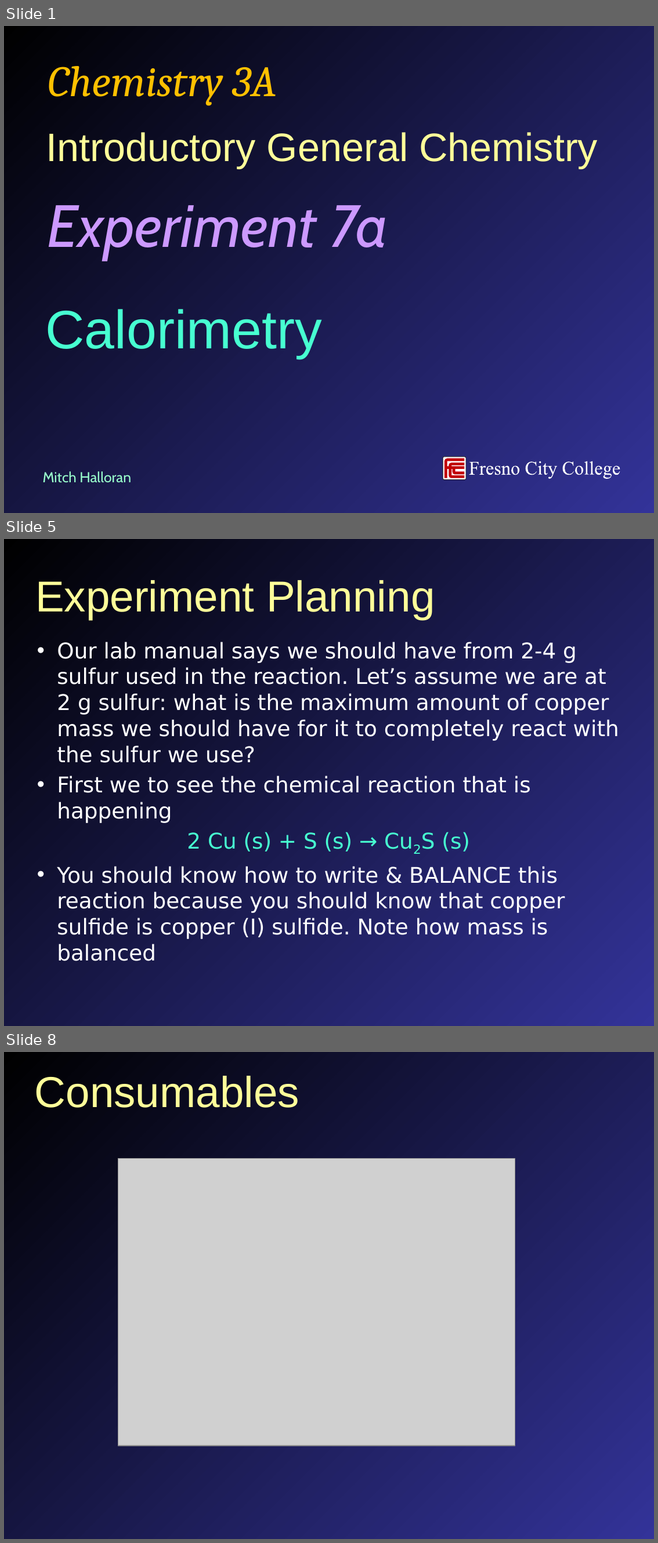
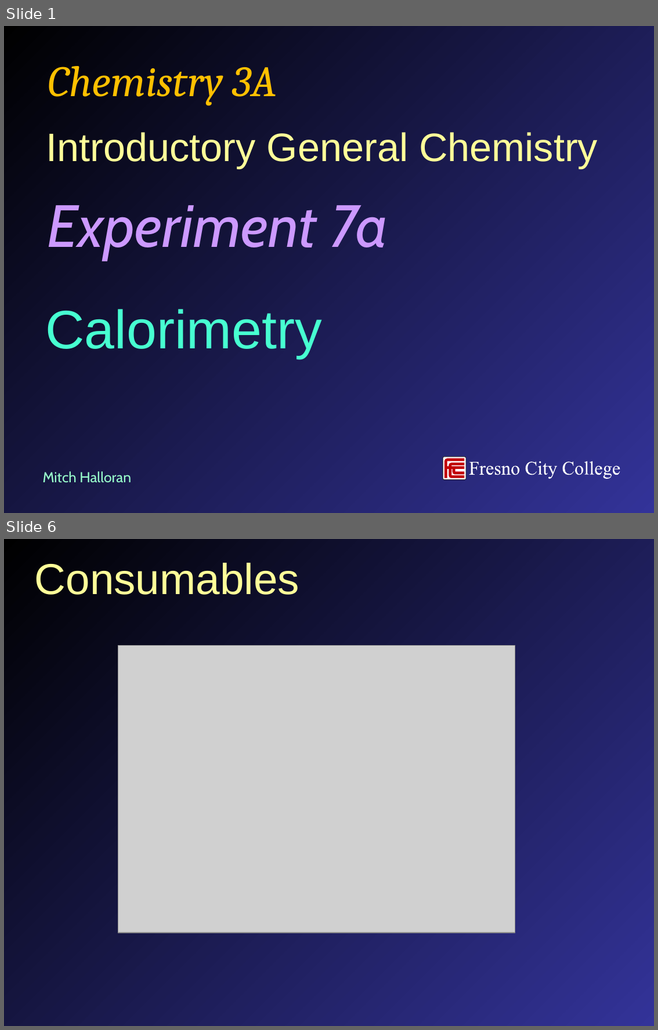
Before and after one commit to mavigozler/mavigozler.github.io, a slide deck: Teaching/Chemistry/Labs/FCC Chem 3A Expt 7a Calorimetry.pptx. Shown one above the other, each under a label of ours: slides 1, 5 and 8 before the commit, slides 1 and 6 after it; the slides between them are not shown. The pictures are 658x1543 and 658x1030 pixels, drawn with LibreOffice and Linux fonts; fonts in the diff are those of the drawing; grey boxes stand for pictures. Boxes give left, top, right and bottom in pixels: in the first picture for what was removed or moved away, otherwise in the second. Text is boxed around its words. In the diff, an @@ line names an element or a change of style, - is before the commit and + after.

```diff
--- a/Teaching/Chemistry/Labs/FCC Chem 3A Expt 7a Calorimetry.pptx
+++ b/Teaching/Chemistry/Labs/FCC Chem 3A Expt 7a Calorimetry.pptx
@@ slide 5 removed at [4, 539, 654, 1026], background gradient #000000 to #333399 @@
@@ title removed at [35, 580, 434, 620] @@
-Experiment Planning
@@ text removed at [57, 642, 619, 961] @@
-• Our lab manual says we should have from 2-4 g sulfur used in the reaction. Let’s assume we are at 2 g sulfur: what is the maximum amount of copper mass we should have for it to completely react with the sulfur we use?
-• First we to see the chemical reaction that is happening
-2 Cu (s) + S (s) → Cu2S (s)
-• You should know how to write & BALANCE this reaction because you should know that copper sulfide is copper (I) sulfide. Note how mass is balanced
@@ what was slide 8 is now slide 6 @@
```
Also in this commit, not shown: 5 slides changed, 9 slides added, 6 other slides removed, 21 other files.
